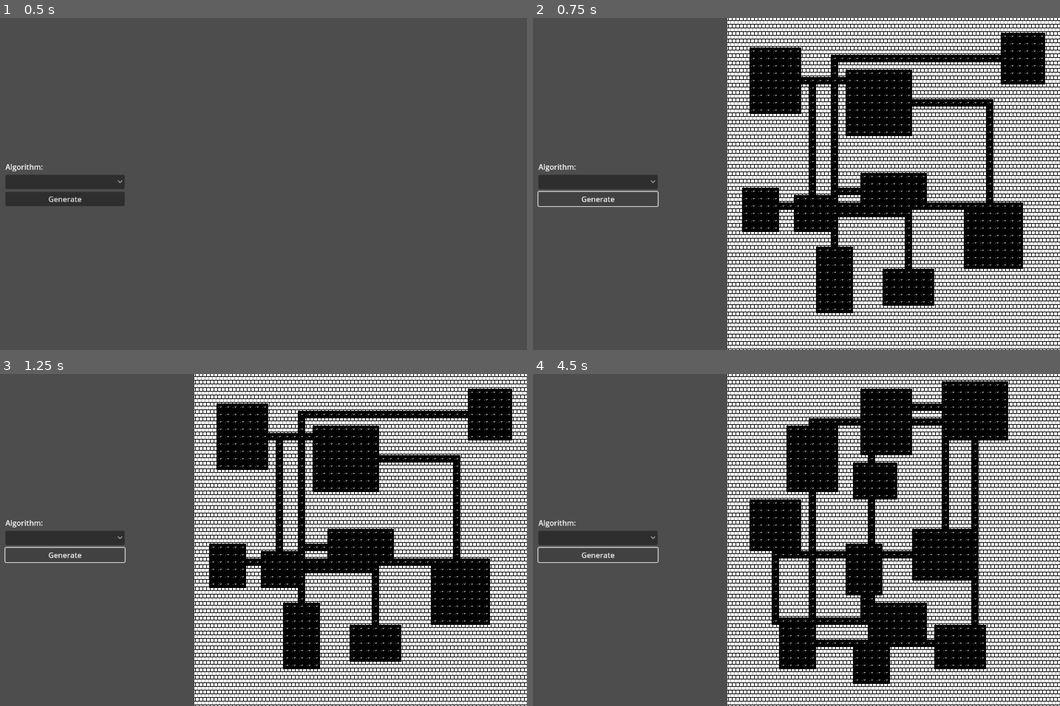
Above: before the commit, frames 1-4 (two rows, left to right).
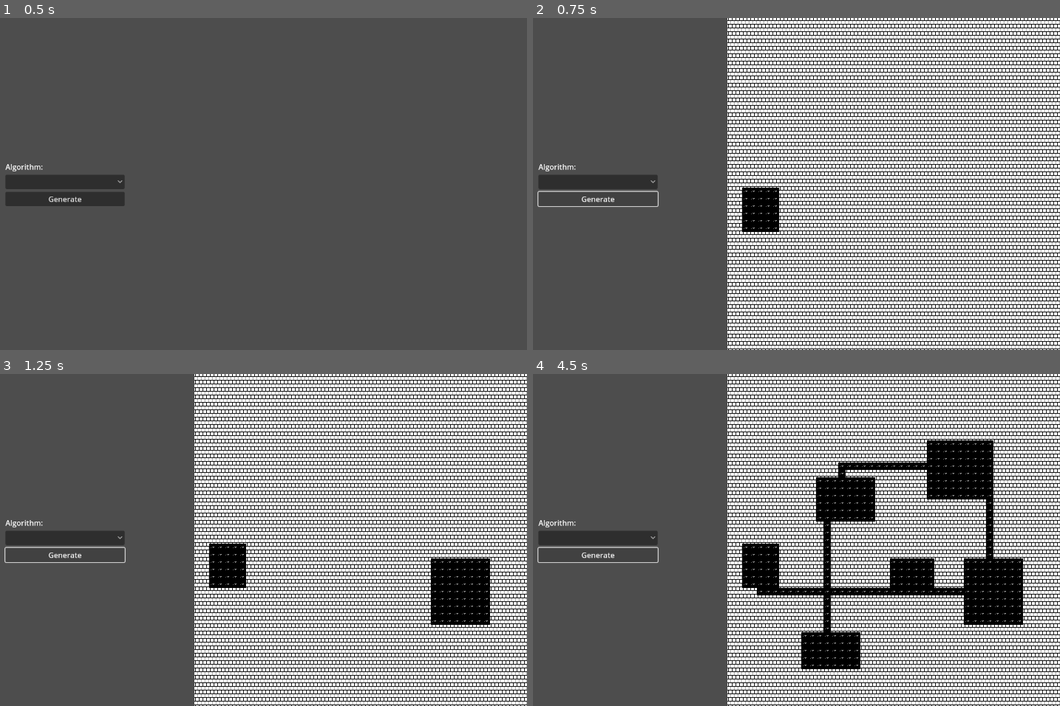
Above: after the commit, the same moments.

Repository: klistwan/COMP4121
Game: Godot game, scene res://src/main.tscn
Two runs of this game, one before a commit and one after it. Both use one fixed random seed, a clock stepped at 60 frames per second and the inputs below.
Inputs:
- Up to frame 1 (0.5 s): no input
- Up to frame 2 (0.75 s): click "Generate" at 0.5 s
- Up to frame 3 (1.25 s): no input
- Up to frame 4 (4.5 s): click "Generate" at 1.25 s; click "Generate" at 2 s

Frame 1 is identical in both runs. In frame 2, 13% of the frame differs, in the area x 41-98%, y 4-89%; in frame 3, 11%; in frame 4, 20%, in the area x 39-93%, y 2-94%.

Commit message:
Update DungeonGenerator to pause after each step

Diff:
--- a/src/map/dungeon_generator.gd
+++ b/src/map/dungeon_generator.gd
@@ -2,6 +2,8 @@
 # Author: SelinaDev
 class_name DungeonGenerator
 extends Node
+
+const STEP_PAUSE_INTERVAL := 0.4
 
 @export_category("Map Dimensions")
 @export var map_width: int = 45
@@ -44,10 +46,12 @@
 
 		_carve_room(dungeon, new_room)
 		tile_map.update(dungeon)
+		await get_tree().create_timer(STEP_PAUSE_INTERVAL).timeout
 
 		if !rooms.is_empty():
 			_tunnel_between(dungeon, rooms.back().get_center(), new_room.get_center())
 			tile_map.update(dungeon)
+			await get_tree().create_timer(STEP_PAUSE_INTERVAL).timeout
 
 		rooms.append(new_room)
 
